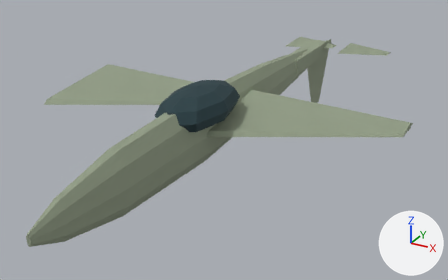
Two versions of the glTF model game/assets/units/f16.glb, one commit apart.
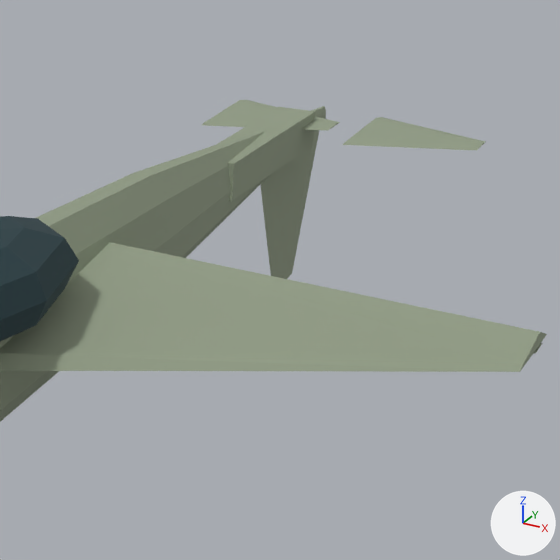
Each version is shown whole from a 50 mm camera at (7.32, -13.86, 7.62) aimed at (-0.14, -0.31, 0.84), then close up on the part from 47% to 93% of the width and 0% to 74% of the height. The axes (+X, +Y, +Z) are drawn at lower right. The lights are the same throughout. The first two pictures are the older version. Where no turn or scale is listed for an object, it has been applied to the vertices.

The first close-up shows 'Cockpit', 'Elevator_L', 'Elevator_R', 'Fuselage', 'Rudder', 'TailBoom', 'Wing_R'.
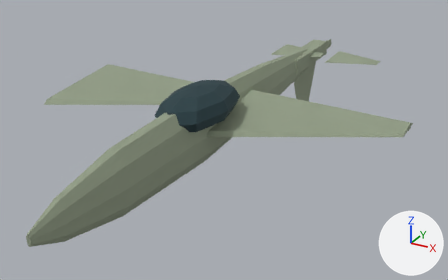
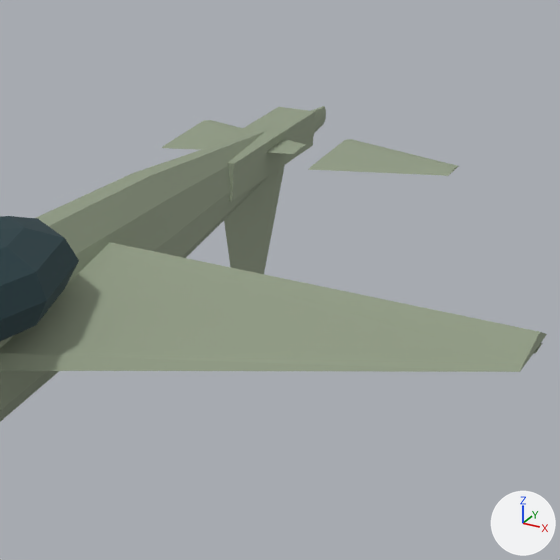
The change, as JSON lines over the scene's bpy script:
```json
{"op": "set", "path": "ob_elevator_l.location", "old": "(-0.94, 6.31, 1.95)", "new": "(-0.94, 5.11, 1.95)"}
{"op": "set", "path": "ob_elevator_r.location", "old": "(0.94, 6.31, 1.95)", "new": "(0.94, 5.11, 1.95)"}
{"op": "set", "path": "ob_rudder.location", "old": "(0.0, 6.31, 1.85)", "new": "(0.0, 5.11, 1.85)"}
```

Boxes [x1, y1, x2, y2] around the edits, measured in the close-ups (560 x 560 px):
```json
{"object": "Rudder", "change": "moved", "before": [260, 115, 319, 279], "after": [224, 165, 285, 274]}
{"object": "Elevator_R", "change": "moved", "before": [343, 117, 486, 151], "after": [308, 139, 459, 176]}
{"object": "Elevator_L", "change": "moved", "before": [202, 100, 340, 131], "after": [162, 120, 306, 154]}
```
